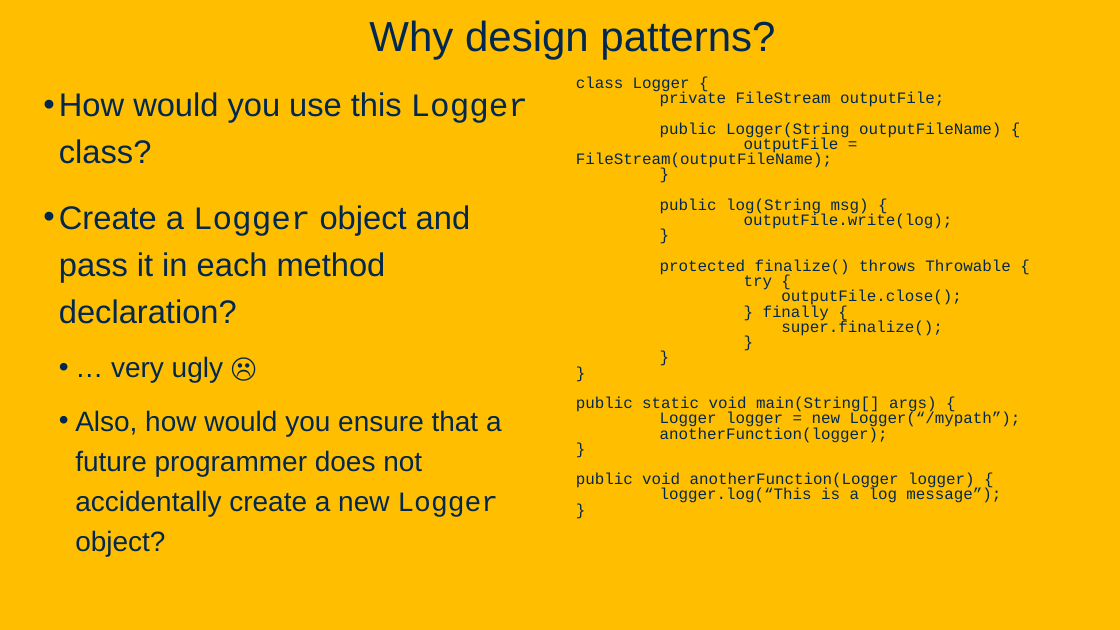
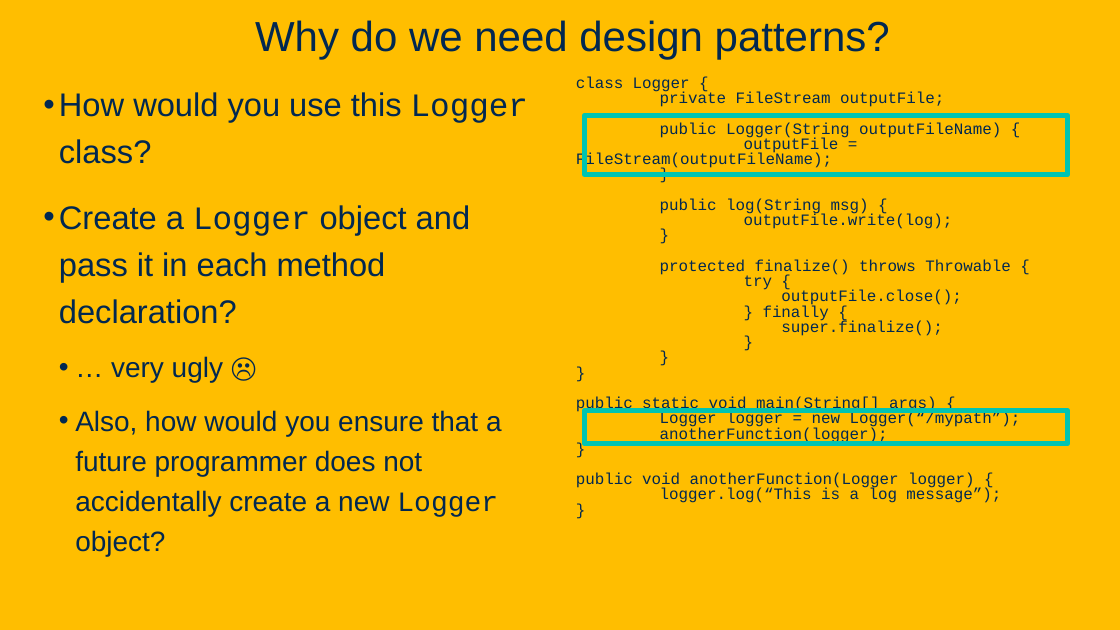
Before and after one commit to davsec-teaching/ECS160-Winter2025, a slide deck: slide 8 of slides/8_design_patterns.pptx (slide 4 before the commit). Drawn at 1120x630 pixels with LibreOffice and Linux fonts; fonts in the diff are those of the drawing; background and template pictures are left out. Boxes give left, top, right and bottom in pixels: in the first picture for what was removed or moved away, otherwise in the second. Text is boxed around its words. In the diff, an @@ line names an element or a change of style, - is before the commit and + after.

Commit message:
Updated software architecture and design patterns slides.

```diff
--- a/slides/8_design_patterns.pptx
+++ b/slides/8_design_patterns.pptx
@@ title at [255,20,890,59]: text changed @@
-Why design patterns?
+Why do we need design patterns?
@@ rectangle added at [585,115,1068,174], outline #00C4B2 4.5 pt @@
@@ rectangle added at [585,411,1068,444], outline #00C4B2 4.5 pt @@
```
Also in this commit, not shown: 4 other slides changed, 6 slides added, 1 other file.
